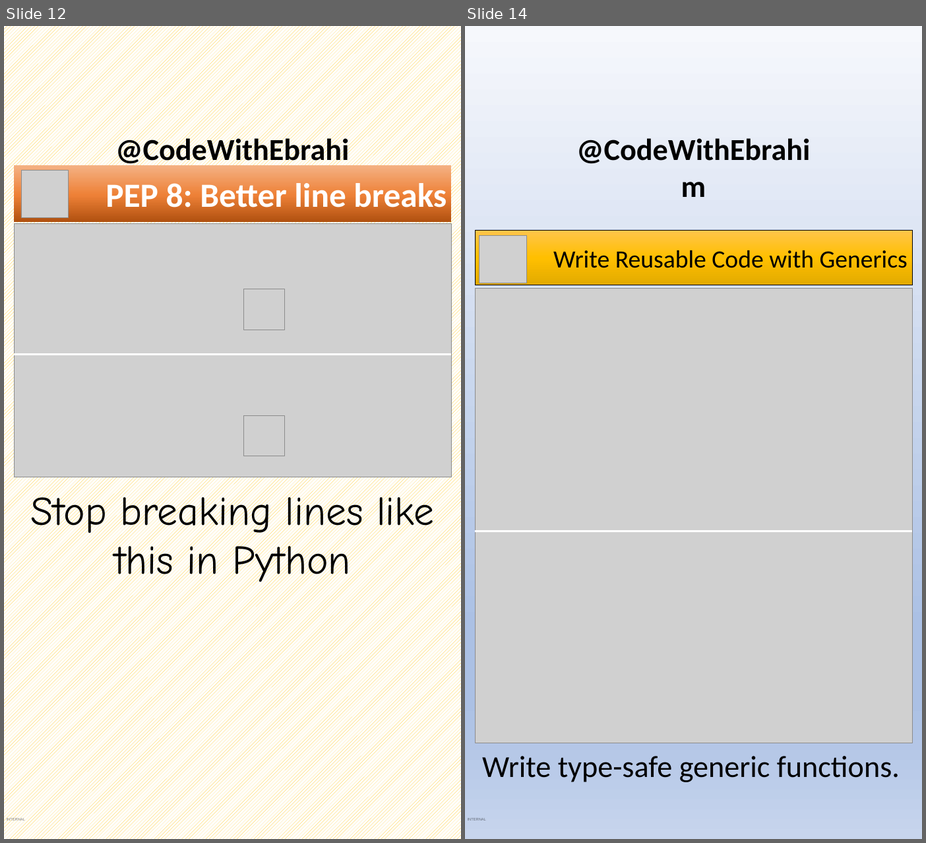
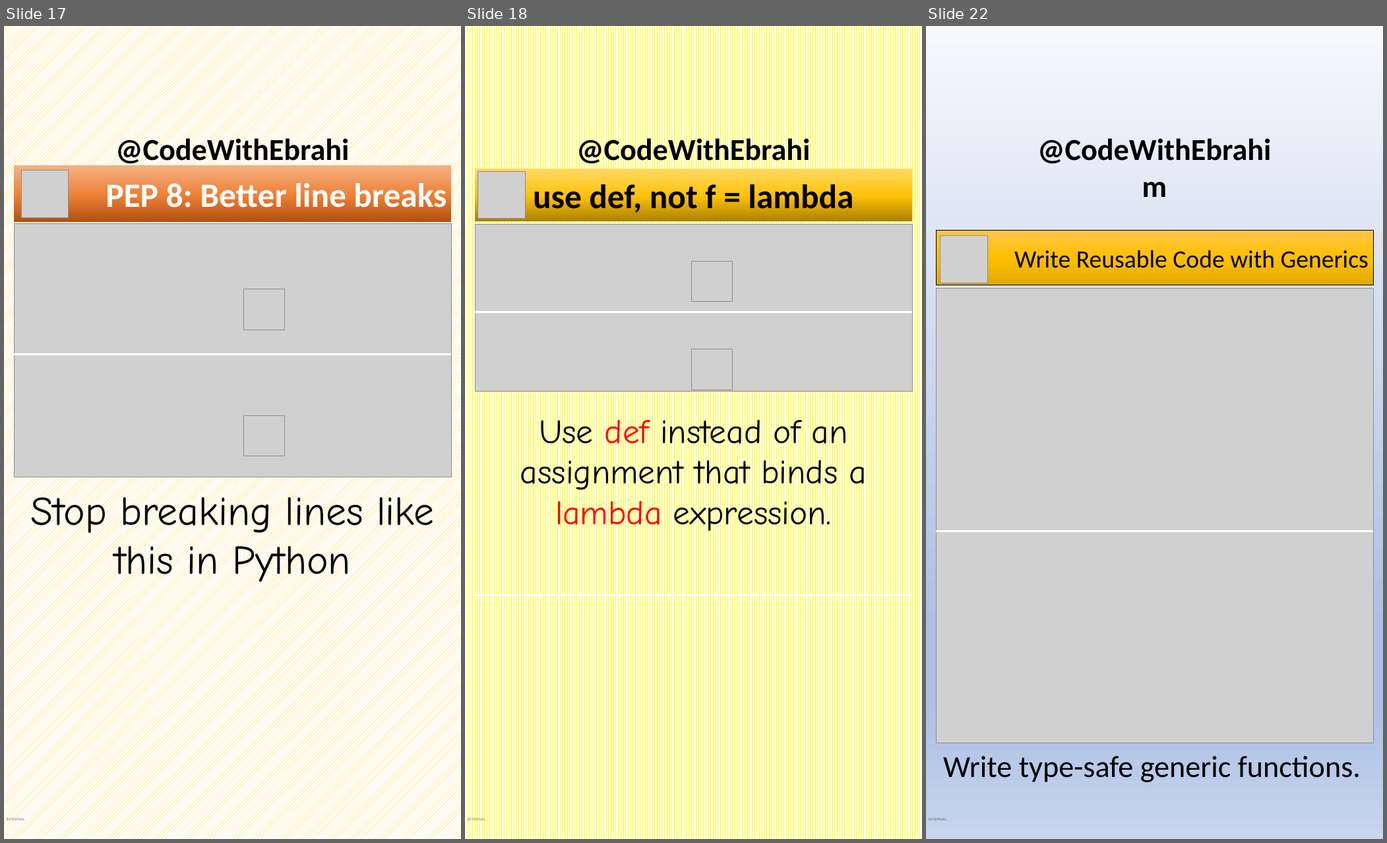
Before and after one commit to ebrahimsalehi1/python_codes, a slide deck: assets/images.pptx. Shown side by side, each under a label of ours: slides 12 and 14 before the commit, slides 17, 18 and 22 after it; the slides between them are not shown. The pictures are 926x843 and 1387x843 pixels, drawn with LibreOffice and Linux fonts; fonts in the diff are those of the drawing; grey boxes stand for pictures; background and template pictures are left out. Boxes give left, top, right and bottom in pixels: in the first picture for what was removed or moved away, otherwise in the second. Text is boxed around its words. In the diff, an @@ line names an element or a change of style, - is before the commit and + after.

```diff
--- a/assets/images.pptx
+++ b/assets/images.pptx
@@ slide 18 added at <box>465,26,922,839</box>, background pattern #FFFF00 on #FFFFFF; not listed: 2 template elements that a slide beside it also shows @@
@@ rectangle added at <box>475,169,912,221</box>, fill gradient #AB8100 to #FFC208 to #FFD966, 60 pt, text #000000, bold @@
+use def, not f = lambda
@@ picture added at <box>478,171,525,218</box> @@
@@ picture added at <box>475,224,912,391</box> @@
@@ picture added at <box>691,261,732,302</box> @@
@@ line added from (475, 312) to (912, 312), #FFFFFF 3 pt @@
@@ picture added at <box>691,349,732,390</box> @@
@@ text added at <box>520,413,867,535</box>, 60 pt, text #000000 @@
+Use def instead of an assignment that binds a lambda expression.
@@ line added from (475, 595) to (912, 595), #FFFFFF 3 pt @@
@@ what was slide 12 is now slide 17 @@
@@ what was slide 14 is now slide 22 @@
```
Also in this commit, not shown: 15 other slides added, 2 slides removed, 45 other files.
